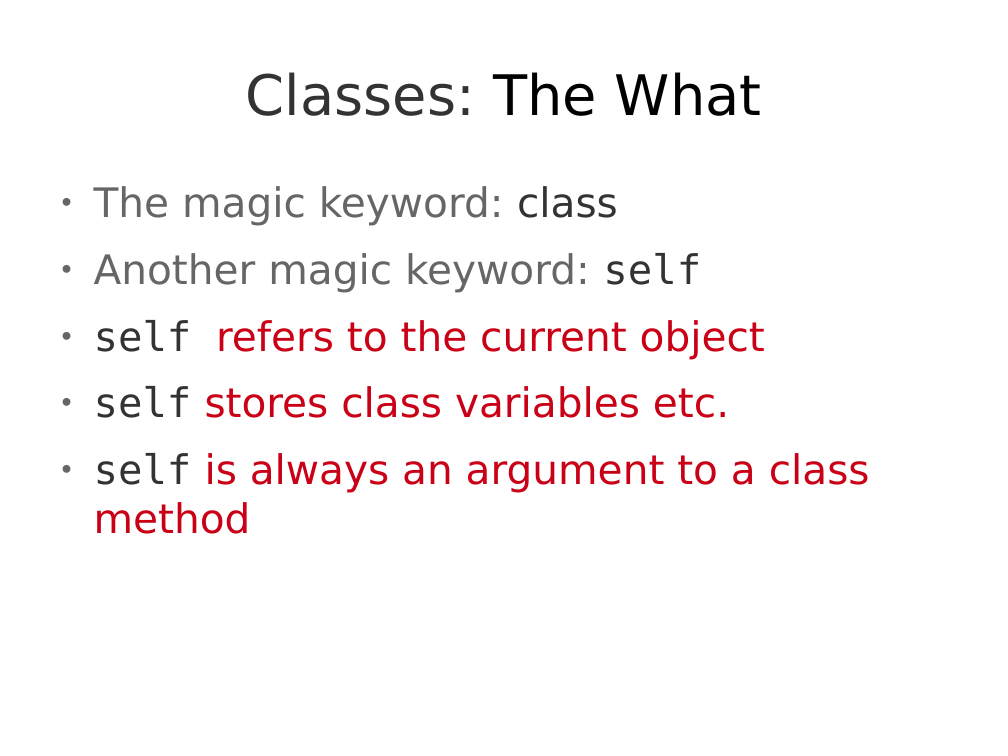
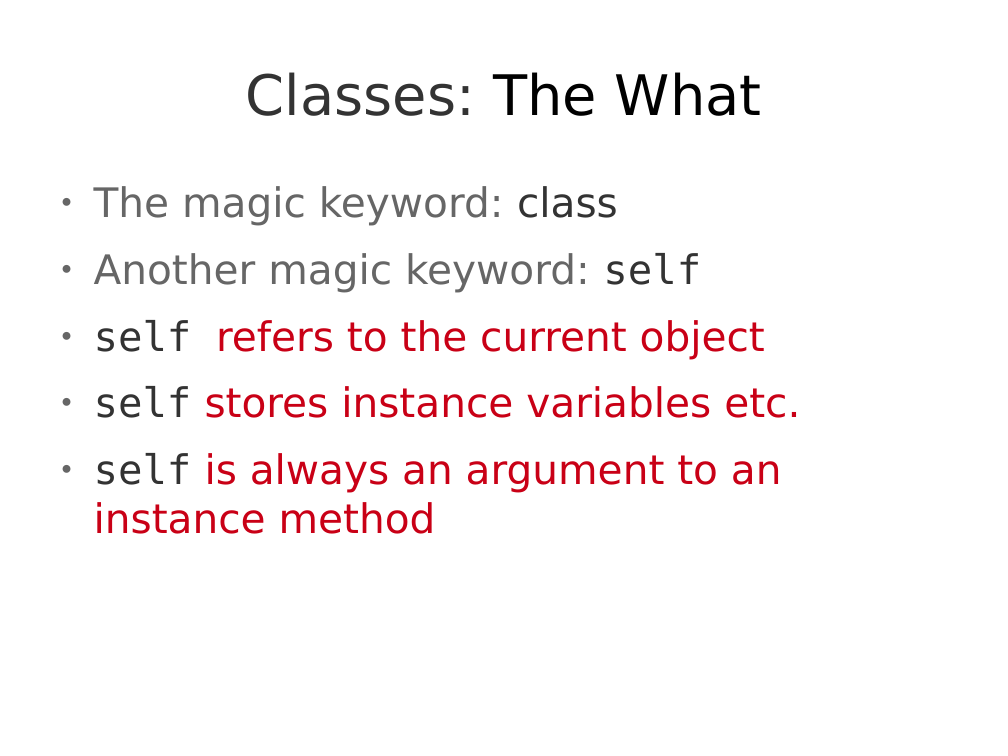
Before and after one commit to theonewolf/15-441-Recitation-Sessions, a slide deck: slide 41 of recitation4/src/recitation4.odp. Drawn at 1008x756 pixels with LibreOffice and Linux fonts; fonts in the diff are those of the drawing. Boxes give left, top, right and bottom in pixels: in the first picture for what was removed or moved away, otherwise in the second. Text is boxed around its words. In the diff, an @@ line names an element or a change of style, - is before the commit and + after.

Commit message:
fixed logical operator from ^ to proper ~ for not, also changed class to instance in class discussion

```diff
--- a/recitation4/src/recitation4.odp
+++ b/recitation4/src/recitation4.odp
@@ text at (94, 386, 800, 534): text changed @@
-● self stores class variables etc.
-● self is always an argument to a class method
+● self stores instance variables etc.
+● self is always an argument to an instance method
```
Also in this commit, not shown: 2 other slides changed, 1 other file.
